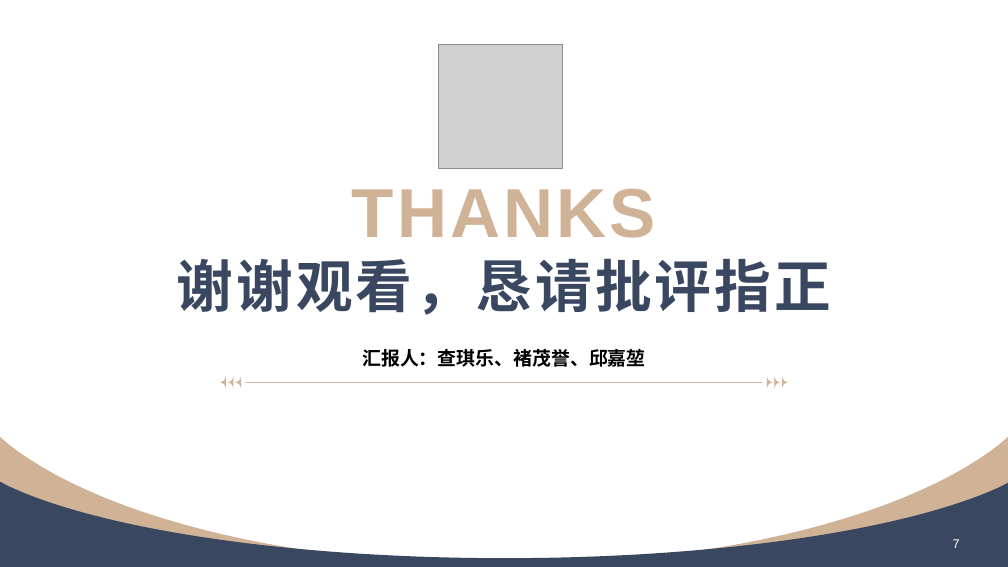
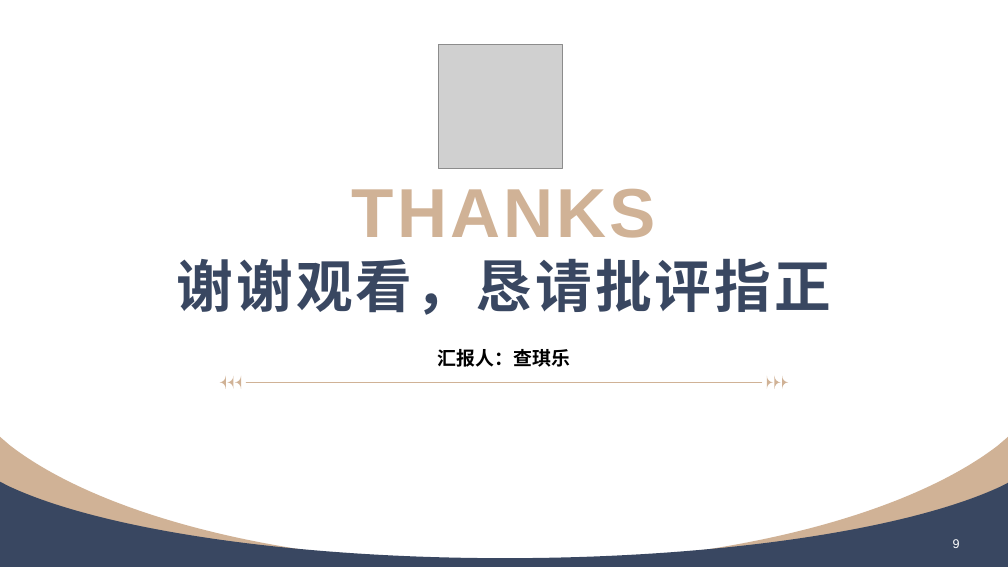
Before and after one commit to iconle/kaiyuan_soft, a slide deck: slide 9 of PPT/开源软件通识-第十八周汇报.pptx (slide 7 before the commit). Drawn at 1008x567 pixels with LibreOffice and Linux fonts; fonts in the diff are those of the drawing; grey boxes stand for pictures. Boxes give left, top, right and bottom in pixels: in the first picture for what was removed or moved away, otherwise in the second. Text is boxed around its words. In the diff, an @@ line names an element or a change of style, - is before the commit and + after.

```diff
--- a/PPT/开源软件通识-第十八周汇报.pptx
+++ b/PPT/开源软件通识-第十八周汇报.pptx
@@ text at [438,349,570,367]: text changed @@
-汇报人：查琪乐、褚茂誉、邱嘉堃
+汇报人：查琪乐
@@ page number at [953,539,960,548]: text changed @@
-7
+9
```
Also in this commit, not shown: 6 other slides changed, 2 slides added, 2 other files.
